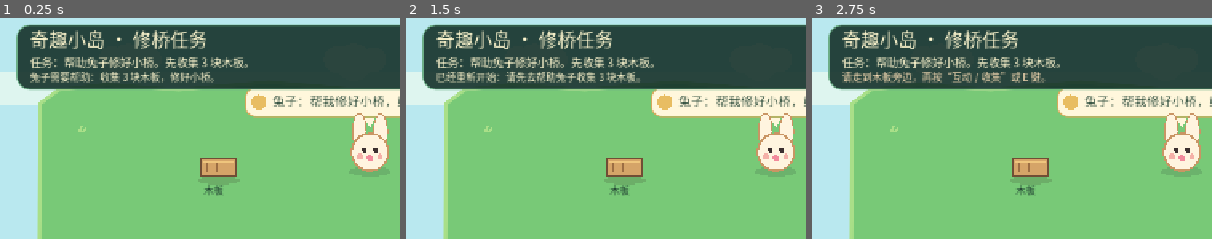
Above: before the commit, frames 1-3 (left to right).
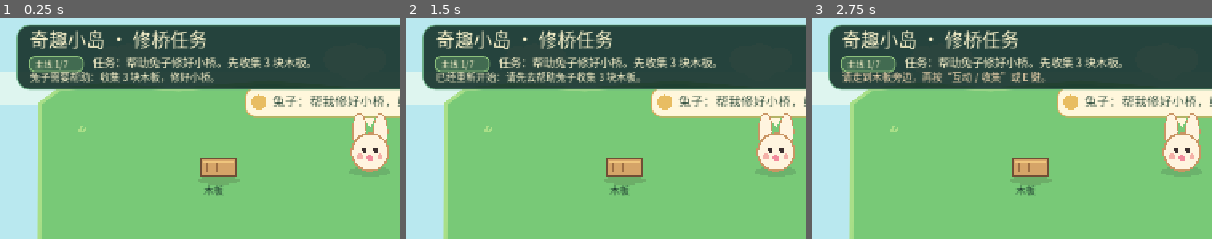
Above: after the commit, the same moments.

Repository: zhuwd-dev/wonder-isle
Game: Godot game, scene res://scenes/boot/Main.tscn
The game is run twice, just before and just after one commit, with the same random seed, the same clock (stepped at 60 frames per second) and the same inputs.
Inputs:
- Up to frame 1 (0.25 s): no input
- Up to frame 2 (1.5 s): click "重新开始" at 0.5 s; click "重新开始" at 1.25 s
- Up to frame 3 (2.75 s): click "互动 / 收集" at 2 s
The pictures show only the part of the screen within x 0-50%, y 0-50%; the shares and areas given below are measured in that part.

The runs differ from the first frame. In frame 1, 2.9% of the frame differs, in the area x 7-78%, y 17-25%; in frame 2, 2.9%; in frame 3, 2.9%.

Commit message:
Make island task progression clearer

Diff:
--- a/scripts/boot/main.gd
+++ b/scripts/boot/main.gd
@@ -1183,7 +1183,7 @@
 	if game_state.can_start_q012():
 		return "已恢复进度：花园装饰完成，请回到兔子身边参加庆祝。"
 	if game_state.is_q011_complete():
-		return "已恢复进度：主线与支线都已完成，可以自由探索。"
+		return ""
 	if not game_state.is_complete():
 		return "已恢复进度：木板 %d/3。" % game_state.board_count()
 	if not game_state.seed_collected:
@@ -1345,6 +1345,8 @@
 
 
 func _draw_rabbit_area(font: Font) -> void:
+	if not _should_show_rabbit_area():
+		return
 	if _should_show_rabbit_dialog():
 		var bubble_fill := Color("fff7dc")
 		_draw_panel(Rect2(392, 122, 400, 48), bubble_fill, Color("d7a85b"), 16)
@@ -1360,6 +1362,10 @@
 
 func _should_show_rabbit_dialog() -> bool:
 	return not game_state.is_complete() or not game_state.seed_planted or not game_state.is_q004_complete()
+
+
+func _should_show_rabbit_area() -> bool:
+	return _should_show_rabbit_dialog() or game_state.can_start_q012() or game_state.is_q012_complete()
 
 
 func _draw_region_area(font: Font) -> void:
@@ -1994,7 +2000,9 @@
 func _draw_hud(font: Font) -> void:
 	_draw_panel(Rect2(26, 22, 760, 104), VISUAL_PALETTE["panel"], VISUAL_PALETTE["panel_border"], 20)
 	draw_string(font, Vector2(48, 58), _hud_title_text(), HORIZONTAL_ALIGNMENT_LEFT, -1, 30, Color("fff7cf"))
-	draw_string(font, Vector2(48, 90), _task_prompt_text(), HORIZONTAL_ALIGNMENT_LEFT, 720, 18, Color("fff7cf"))
+	_draw_panel(Rect2(46, 72, 88, 26), Color("426b51"), Color("8fc47d"), 9)
+	draw_string(font, Vector2(56, 91), _task_stage_label(), HORIZONTAL_ALIGNMENT_LEFT, -1, 14, Color("fff7cf"))
+	draw_string(font, Vector2(148, 90), _task_prompt_text(), HORIZONTAL_ALIGNMENT_LEFT, 620, 18, Color("fff7cf"))
 	if not message.is_empty():
 		draw_string(font, Vector2(48, 112), message, HORIZONTAL_ALIGNMENT_LEFT, 720, 16, message_color)
 	var show_inventory: bool = q011_mode or build_mode or _can_start_q005_stage() or game_state.can_start_q004() or not game_state.is_complete() or (_can_use_q008_side_task() and not game_state.is_q008_complete())
@@ -2096,7 +2104,7 @@
 		return "花园装饰已完成！回到兔子身边参加小岛庆祝。"
 	if build_mode and _can_use_q006_build_mode():
 		if game_state.is_q006_complete():
-			return "花园装饰完成！小风车已解锁。"
+			return "花园装饰已完成，可拖动已摆放的装饰调整位置。"
 		return "任务：布置花园装饰。已完成 %d/3。" % game_state.q006_placed_count()
 	if game_state.is_q011_complete():
 		return "额外地块整理完成！可以自由探索，或点击“建造”调整花园。"
@@ -2124,14 +2132,14 @@
 				return "木材已收集 %d/3，已交付 %d/3；继续寻找木材。" % [wood_count, delivered_count]
 			return "木材已集齐，交付进度：%d/3。" % delivered_count
 	if not game_state.is_pond_complete():
-		return "狐狸已经入住！池塘石头还可以继续摆好。"
+		return "狐狸入住了！池塘石头已摆放 %d/3。" % game_state.pond_stones_placed.count(true)
 	if not game_state.is_q005_complete():
 		var collected_count: int = game_state.q005_plant_count()
 		var placed_count: int = game_state.q005_plant_slot_count()
 		if not game_state.q005_watered and placed_count == GameState.Q005_PLANT_TOTAL:
 			return "植物已摆好，请给乌龟的花园浇水。"
 		if not game_state.q005_watered:
-			return "任务：照料乌龟的花园。先浇水并收集 3 株植物。"
+			return "先给花园浇水，再收集并摆好 3 株植物（已收集 %d/3）。" % collected_count
 		return "花园已浇水，植物已收集 %d/3，已摆放 %d/3。" % [collected_count, placed_count]
 	if not game_state.is_q006_complete():
 		return "下一步：布置花园装饰（%d/3）。" % game_state.q006_placed_count()
@@ -2148,6 +2156,40 @@
 	return "小岛主线和支线都完成了！继续自由探索吧。"
 
 
+func _task_stage_label() -> String:
+	if q011_mode:
+		return "可选 5/5"
+	if game_state.can_start_q012():
+		return "主线 7/7"
+	if build_mode and _can_use_q006_build_mode():
+		return "主线 6/7" if not game_state.is_q006_complete() else "建造"
+	if game_state.is_q011_complete():
+		return "全部完成"
+	if not game_state.is_complete():
+		return "主线 1/7"
+	if not game_state.seed_collected or not game_state.seed_planted:
+		return "主线 2/7"
+	if not game_state.is_q004_complete():
+		return "主线 3/7"
+	if not game_state.is_pond_complete():
+		return "主线 4/7"
+	if not game_state.is_q005_complete():
+		return "主线 5/7"
+	if not game_state.is_q006_complete():
+		return "主线 6/7"
+	if not game_state.is_q007_complete():
+		return "可选 1/5"
+	if not game_state.is_q009_complete():
+		return "可选 2/5"
+	if not game_state.is_q010_complete():
+		return "可选 3/5"
+	if not game_state.is_q008_complete():
+		return "可选 4/5"
+	if not game_state.is_q011_complete():
+		return "可选 5/5"
+	return "全部完成"
+
+
 func _task_action_hint_text() -> String:
 	if q011_mode:
 		return "从右下角托盘拖动木箱、布包和竹篮到三个空槽。"
@@ -2156,6 +2198,8 @@
 	if build_mode and _can_use_q006_build_mode():
 		if remove_decor_mode:
 			return "点击已放置的装饰移除；再次点击移除按钮可取消。"
+		if game_state.is_q006_complete():
+			return "拖动已摆放的装饰换位，或点“移除装饰”后收回。"
 		return "拖动木栅栏、花盆和庭院路灯到对应槽位。"
 	if game_state.is_q011_complete():
 		return "没有必做任务：自由探索，或点“建造”调整花园。"
@@ -2172,11 +2216,13 @@
 			return "靠近木材后按 E 或点击互动 / 收集来拾取。"
 		return "带着木材到小屋旁按互动 / 收集交付。"
 	if not game_state.is_pond_complete():
-		return "把池塘边的 3 块石头拖到对应轮廓里。"
+		return "下一步：把池塘边剩余的石头拖进对应轮廓。"
 	if not game_state.is_q005_complete():
 		if not game_state.q005_watered:
-			return "靠近浇水点按互动；也可以先收集花园里的植物。"
-		return "把右下角植物拖到花园中对应的绿色槽位。"
+			return "下一步：靠近“浇水点”，按 E 或点“互动 / 收集”浇水。"
+		if game_state.q005_plant_count() < GameState.Q005_PLANT_TOTAL:
+			return "下一步：靠近花园里未采的植物，按互动键收集。"
+		return "下一步：把右下角的植物逐个拖到绿色空槽。"
 	if not game_state.is_q006_complete():
 		var remaining_decorations: int = GameState.Q006_DECOR_TOTAL - game_state.q006_placed_count()
 		return "点击绿色“开始布置”，把剩余 %d 件装饰拖到空槽。" % remaining_decorations
--- /dev/null
+++ b/tests/create_q005_web_save.gd
@@ -0,0 +1,38 @@
+extends SceneTree
+
+const GameState = preload("res://scripts/game/game_state.gd")
+
+
+func _init() -> void:
+	var args := OS.get_cmdline_user_args()
+	if args.is_empty():
+		push_error("Q005 browser fixture requires an output path")
+		quit(2)
+		return
+
+	var state := GameState.new()
+	for board_id in range(GameState.BOARD_TOTAL):
+		state.collect_board(board_id)
+		state.place_board(board_id, board_id)
+	state.collect_seed()
+	state.plant_seed()
+	for wood_id in range(GameState.Q004_WOOD_TOTAL):
+		state.collect_wood(wood_id)
+		state.deliver_wood(wood_id)
+	for stone_id in range(GameState.POND_STONE_TOTAL):
+		state.place_pond_stone(stone_id)
+
+	if not state.can_start_q005() or state.q005_watered or state.q005_plant_count() > 0:
+		push_error("Q005 browser fixture must stop before watering or plant collection")
+		quit(1)
+		return
+
+	var file := FileAccess.open(str(args[0]), FileAccess.WRITE)
+	if file == null:
+		push_error("Could not create Q005 browser fixture")
+		quit(1)
+		return
+	file.store_string(JSON.stringify(state.to_save_data()))
+	file.close()
+	print("Created Q005 browser fixture: ", args[0])
+	quit()
--- a/tests/test_disk_save_cycle.gd
+++ b/tests/test_disk_save_cycle.gd
@@ -225,7 +225,7 @@
 	_expect(main.game_state.is_q004_complete(), "Q004 完成状态应跨进程恢复")
 	_expect(main.game_state.fox_moved_in, "跨进程恢复后应保留狐狸入住")
 	_expect(not main.game_state.is_pond_complete(), "Q004 完成后 Q003 仍应保持未完成")
-	_expect(main._task_prompt_text() == "狐狸已经入住！池塘石头还可以继续摆好。", "Q004 完成恢复后应引导继续 Q003")
+	_expect(main._task_prompt_text() == "狐狸入住了！池塘石头已摆放 0/3。", "Q004 完成恢复后应引导继续 Q003")
 	main._restart_game()
 	_expect(not main.game_state.can_start_q004(), "重新开始应锁定 Q004")
 	_expect(main.game_state.wood_collected == [false, false, false], "重新开始应清除 Q004 木材收集")
@@ -272,7 +272,7 @@
 	for wood_id in range(3):
 		_expect(main.game_state.collect_wood(wood_id), "种下种子后应能收集狐狸小屋木材")
 		_expect(main.game_state.deliver_wood(wood_id), "种下种子后应能交付狐狸小屋木材")
-	_expect(main._task_prompt_text() == "狐狸已经入住！池塘石头还可以继续摆好。", "狐狸入住后应切换到池塘整理任务")
+	_expect(main._task_prompt_text() == "狐狸入住了！池塘石头已摆放 0/3。", "狐狸入住后应切换到池塘整理任务")
 	for stone_id in range(3):
 		var stone_position: Vector2 = main.POND_STONE_POSITIONS[stone_id]
 		var slot_position: Vector2 = main.POND_SLOTS[stone_id].position + main.POND_SLOTS[stone_id].size / 2.0
@@ -289,7 +289,7 @@
 	_expect(main.game_state.is_seed_complete(), "再次启动后应恢复已种植状态")
 	_expect(main.game_state.seed_collected, "已种植状态必须同时保留种子收集状态")
 	_expect(main.game_state.is_pond_complete(), "再次启动后应恢复池塘开放状态")
-	_expect(main._task_prompt_text() == "任务：照料乌龟的花园。先浇水并收集 3 株植物。", "池塘完成存档加载后应显示 Q005 引导")
+	_expect(main._task_prompt_text() == "先给花园浇水，再收集并摆好 3 株植物（已收集 0/3）。", "池塘完成存档加载后应显示 Q005 引导")
 	main.queue_free()
 	await process_frame
 
--- a/tests/test_graybox_collision.gd
+++ b/tests/test_graybox_collision.gd
@@ -140,8 +140,8 @@
 	main._input(touch_stone_up)
 	_expect(main.game_state.pond_stones_placed[2], "第 3 块石头应支持触屏放置")
 	_expect(main.game_state.is_pond_complete(), "3 块石头放置后应开放池塘")
-	_expect(main._task_prompt_text() == "任务：照料乌龟的花园。先浇水并收集 3 株植物。", "池塘完成后应开启 Q005")
-	_expect(main._task_action_hint_text() == "靠近浇水点按互动；也可以先收集花园里的植物。", "池塘完成后应显示 Q005 操作提示")
+	_expect(main._task_prompt_text() == "先给花园浇水，再收集并摆好 3 株植物（已收集 0/3）。", "池塘完成后应开启 Q005")
+	_expect(main._task_action_hint_text() == "下一步：靠近“浇水点”，按 E 或点“互动 / 收集”浇水。", "池塘完成后应把浇水作为唯一的当前操作")
 	main._pointer_down(inventory_center_2)
 	_expect(main.dragging_board == -1, "a placed board must not be draggable again")
 	main.game_state.reset()
--- a/tests/test_q004_runtime.gd
+++ b/tests/test_q004_runtime.gd
@@ -51,7 +51,7 @@
 	_expect(main.game_state.is_q004_complete(), "third house interaction must complete Q004")
 	_expect(main.game_state.fox_moved_in, "Q004 completion must show the fox moved in")
 	_expect(not main.game_state.is_pond_complete(), "Q003 must remain incomplete after Q004")
-	_expect(main._task_prompt_text() == "狐狸已经入住！池塘石头还可以继续摆好。", "Q004 completion must not hide unfinished Q003")
+	_expect(main._task_prompt_text() == "狐狸入住了！池塘石头已摆放 0/3。", "Q004 completion must clearly direct the player to the unfinished pond task")
 	_expect(main._can_start_pond_stage(), "Q004 completion must unlock the pond stage")
 
 	main._try_collect_nearby()
--- a/tests/test_q005_runtime.gd
+++ b/tests/test_q005_runtime.gd
@@ -30,7 +30,7 @@
 	_complete_q003_runtime()
 	_expect(main.game_state.can_start_q005(), "Q003 completion must unlock Q005 at runtime")
 	_expect(main.game_state.is_q004_complete(), "the main story must finish the fox house before the pond garden")
-	_expect(main._task_prompt_text() == "任务：照料乌龟的花园。先浇水并收集 3 株植物。", "Q005 unlock prompt must be visible")
+	_expect(main._task_prompt_text() == "先给花园浇水，再收集并摆好 3 株植物（已收集 0/3）。", "Q005 unlock prompt must show the order and current progress")
 
 	for plant_id in range(3):
 		main.player_position = main.Q005_PLANT_POSITIONS[plant_id]
--- a/tests/test_q006_runtime.gd
+++ b/tests/test_q006_runtime.gd
@@ -43,6 +43,7 @@
 	_expect(main.build_mode, "the build button must enter Q006 build mode")
 	_expect(main._should_show_q006_slots(), "garden placement slots must appear in build mode")
 	_expect(main._task_prompt_text() == "任务：布置花园装饰。已完成 0/3。", "Q006 build prompt must be visible")
+	_expect(main._task_stage_label() == "主线 6/7", "the garden decoration task must be identified as the sixth main-story step")
 
 	var first_inventory := _center(main._q006_decor_inventory_rect(0))
 	var first_slot := _center(main.Q006_DECOR_SLOTS[0])
@@ -71,6 +72,7 @@
 	_expect(main.game_state.is_q006_complete(), "three runtime decoration placements must complete Q006")
 	_expect(main.game_state.q006_windmill_unlocked, "Q006 runtime completion must unlock the windmill")
 	_expect(main.game_state.can_start_q012(), "Q006 completion must start the main story ending step")
+	_expect(main._task_stage_label() == "主线 7/7", "the ending interaction must be identified as the seventh main-story step")
 	_expect(main._task_prompt_text() == "花园装饰已完成！回到兔子身边参加小岛庆祝。", "Q006 completion must guide the player to the ending")
 	_expect(not main.build_button.visible, "the optional build control must pause while the ending step is active")
 	_expect(not main._can_use_q007_side_task(), "optional tasks must wait until the main story ending")
--- a/tests/test_q007_runtime.gd
+++ b/tests/test_q007_runtime.gd
@@ -51,6 +51,7 @@
 	main._try_collect_nearby()
 	_expect(main.game_state.is_q012_complete(), "the rabbit interaction must finish the main story")
 	_expect(main._can_use_q007_side_task(), "the main ending must unlock optional shell exploration")
+	_expect(main._task_stage_label() == "可选 1/5", "the first post-ending task must start the separate optional-task track")
 	_expect(main._task_prompt_text() == "主线故事完成！可选支线：到池塘边寻找隐藏贝壳。", "Q007 must be labeled optional after the ending")
 
 	main.player_position = main.Q007_SHELL_POSITION
--- a/tests/test_q008_runtime.gd
+++ b/tests/test_q008_runtime.gd
@@ -51,6 +51,7 @@
 	_expect(not main._can_use_q011_mode(), "Q011 must stay hidden until Q008 is complete")
 	_complete_prior_optional_tasks()
 	_expect(main._can_use_q008_side_task(), "completed main story must reveal the optional path task")
+	_expect(main._task_stage_label() == "可选 4/5", "the path task must be marked as optional task four of five")
 
 	var source_0 := _center(main._q008_path_material_rect(0))
 	var source_1 := _center(main._q008_path_material_rect(1))
--- a/tests/test_q009_runtime.gd
+++ b/tests/test_q009_runtime.gd
@@ -50,6 +50,7 @@
 	main._try_collect_nearby()
 	_expect(main.game_state.is_q007_complete(), "the shell task must complete before Q009 is revealed")
 	_expect(main._can_use_q009_side_task(), "Q007 completion must unlock Q009")
+	_expect(main._task_stage_label() == "可选 2/5", "the birdhouse task must be marked as optional task two of five")
 	_expect(not main._can_use_q010_side_task(), "Q010 must stay hidden until Q009 is complete")
 	_expect(main._q009_prompt_text() == "鸟屋计划：已收集 0/3 份材料。", "Q009 must show its material progress")
 
--- a/tests/test_q010_runtime.gd
+++ b/tests/test_q010_runtime.gd
@@ -43,6 +43,7 @@
 		_expect(main.game_state.collect_q009_material(material_id), "Q009 materials must complete before Q010")
 	main._save_game()
 	_expect(main._can_use_q010_side_task(), "Q009 completion must unlock Q010")
+	_expect(main._task_stage_label() == "可选 3/5", "the seed collection task must be marked as optional task three of five")
 	_expect(not main._can_use_q008_side_task(), "Q008 must stay hidden until Q010 is complete")
 	_expect(not main._can_use_q011_mode(), "Q011 must stay hidden until Q008 is complete")
 	_expect(main._q010_prompt_text() == "种子收藏：已收集 0/3 个指定种子。", "Q010 must show its progress prompt")
--- a/tests/test_q011_disk_cycle.gd
+++ b/tests/test_q011_disk_cycle.gd
@@ -77,7 +77,7 @@
 	var main = await _spawn_main()
 	_expect(main.game_state.q011_slot_occupants == [2, 0, 1], "completed Q011 slots must restore across processes")
 	_expect(main.game_state.is_q011_complete(), "Q011 completion must be derived after process restart")
-	_expect(main._loaded_progress_message() == "已恢复进度：主线与支线都已完成，可以自由探索。", "restarted Main must report that the island tasks are finished")
+	_expect(main._loaded_progress_message().is_empty(), "a finished island must not show a redundant resume message")
 	_expect(main._task_prompt_text() == "额外地块整理完成！可以自由探索，或点击“建造”调整花园。", "restarted Main must offer clear post-completion choices")
 	_expect(not main.q011_button.visible, "a completed Q011 must not expose another placement session")
 	main.queue_free()
--- a/tests/test_q011_runtime.gd
+++ b/tests/test_q011_runtime.gd
@@ -118,10 +118,12 @@
 
 	main.q011_button.emit_signal("pressed")
 	_expect(main.q011_mode, "Q011 mode must reopen with its partial progress")
+	_expect(main._task_stage_label() == "可选 5/5", "the extra-plot arrangement must be marked as the final optional task")
 	_place_q011_item(main, 0, 2)
 	_expect(main.game_state.q011_slot_occupants == [1, -1, 0], "Q011 placements may be completed in any order")
 	_place_q011_item(main, 2, 1)
 	_expect(main.game_state.is_q011_complete(), "placing three distinct Q011 objects must complete the task")
+	_expect(main._task_stage_label() == "全部完成", "finishing the last optional task must close the progress track")
 	_expect(not main.q011_mode, "Q011 mode must end after completion")
 	_expect(main.message == "额外地块整理完成！可以自由探索，或点击“建造”调整花园。", "Q011 completion must show clear follow-up guidance")
 	_expect(not main._can_use_q011_mode(), "completed Q011 must not reopen an empty placement mode")
@@ -133,7 +135,12 @@
 	main._toggle_q011_mode()
 	_expect(not main.q011_mode, "completed Q011 must not re-enter an empty placement mode")
 	_expect(_read_save().get("q011_slot_occupants") == [1, 2, 0], "Q011 completion must save all three placements")
-	_expect(main._loaded_progress_message() == "已恢复进度：主线与支线都已完成，可以自由探索。", "a completed Q011 must report restoration of the finished island")
+	_expect(main._loaded_progress_message().is_empty(), "a completed island must not show a redundant resume message")
+	main.build_button.emit_signal("pressed")
+	_expect(main.build_mode, "the optional build button must still allow garden adjustments after completion")
+	_expect(main._task_stage_label() == "建造", "optional garden editing must be distinct from unfinished tasks")
+	_expect(main._task_prompt_text() == "花园装饰已完成，可拖动已摆放的装饰调整位置。", "the build mode must explain how to adjust completed decorations")
+	_expect(main._task_action_hint_text() == "拖动已摆放的装饰换位，或点“移除装饰”后收回。", "the build mode must explain both available editing actions")
 
 	main.queue_free()
 	await process_frame
--- a/tests/test_runtime_flow.gd
+++ b/tests/test_runtime_flow.gd
@@ -30,6 +30,8 @@
 	_expect(not main.game_state.is_complete(), "a new runtime flow must start before bridge completion")
 	_expect(not main.game_state.seed_collected, "a new runtime flow must not have the seed")
 	_expect(not main.game_state.can_start_pond_task(), "pond task must be locked at the start")
+	_expect(main._task_stage_label() == "主线 1/7", "the HUD must identify the first of seven connected main-story steps")
+	_expect(main._should_show_rabbit_area(), "the rabbit must be visible while it introduces the first task")
 
 	# Q001: collect all boards through the proximity interaction path.
 	main.player_position = main.SEED_POSITION
@@ -64,6 +66,7 @@
 		_expect(main.game_state.placed[board_id], "a valid mouse board drop must place each remaining board")
 
 	_expect(main.game_state.is_complete(), "the bridge must repair after three runtime board drops")
+	_expect(main._task_stage_label() == "主线 2/7", "repairing the bridge must advance the visible main-story step")
 	_expect(main._is_walkable(Vector2(800, 375)), "the repaired bridge must be walkable")
 	_expect(main.game_state.area_unlocked, "bridge completion must unlock the right area")
 	_expect(main.game_state.can_start_q008(), "the optional path task may be staged after the main story")
@@ -81,10 +84,12 @@
 	_expect(main.game_state.seed_planted, "runtime interaction at the flowerbed must plant the seed")
 	_expect(main._should_show_rabbit_dialog(), "the rabbit must guide the player into the fox task after planting")
 	_expect(main._rabbit_feedback_text().contains("狐狸") and main._rabbit_feedback_text().contains("木材"), "the rabbit must name the next wood-gathering objective")
+	_expect(main._should_show_rabbit_area(), "the rabbit must remain visible while guiding the fox task")
 	_expect(not main._can_start_pond_stage(), "the pond task must wait until the fox house is complete")
 	_expect(not main._can_use_q006_build_mode(), "garden decorations must stay hidden during the main introduction")
 	_expect(not main.build_button.visible, "the build button must stay hidden until the main story is complete")
 	_expect(main._task_prompt_text() == "任务：帮狐狸建小屋。先收集 3 份木材。", "planting must lead directly to the fox house task")
+	_expect(main._task_stage_label() == "主线 3/7", "planting the seed must advance to the fox-house step")
 
 	# Complete the fox house before revealing the pond stones.
 	for wood_id in range(3):
@@ -96,7 +101,10 @@
 		main._try_collect_nearby()
 	_expect(main.game_state.is_q004_complete(), "three wood deliveries must finish the fox house before Q003")
 	_expect(not main._should_show_rabbit_dialog(), "the fox guidance must clear when its task is finished")
+	_expect(not main._should_show_rabbit_area(), "the idle rabbit must leave during pond and garden tasks")
 	_expect(main._can_start_pond_stage(), "the pond stage must unlock after the fox house is complete")
+	_expect(main._task_stage_label() == "主线 4/7", "the completed fox house must advance to pond repair")
+	_expect(main._task_prompt_text() == "狐狸入住了！池塘石头已摆放 0/3。", "the pond step must show concrete placement progress")
 
 	# Q003: mouse drag, invalid release, recovery, completion, and duplicate protection.
 	var stone_0: Vector2 = main.POND_STONE_POSITIONS[0]
@@ -128,8 +136,9 @@
 	_expect(main.game_state.is_pond_complete(), "the third pond stone must open the pond")
 	_expect(main.game_state.pond_opened, "pond completion must set the opened state")
 	_expect(main.game_state.pond_stones_placed == [true, true, true], "pond completion must record all three stones")
-	_expect(main._task_prompt_text() == "任务：照料乌龟的花园。先浇水并收集 3 株植物。", "pond completion must unlock the Q005 task prompt")
-	_expect(main._task_action_hint_text() == "靠近浇水点按互动；也可以先收集花园里的植物。", "pond completion must show the Q005 action hint")
+	_expect(main._task_prompt_text() == "先给花园浇水，再收集并摆好 3 株植物（已收集 0/3）。", "pond completion must unlock the Q005 task prompt")
+	_expect(main._task_stage_label() == "主线 5/7", "pond completion must advance to the turtle-garden step")
+	_expect(main._task_action_hint_text() == "下一步：靠近“浇水点”，按 E 或点“互动 / 收集”浇水。", "pond completion must identify watering as the one current action")
 	_expect(main._hud_title_text() == "奇趣小岛 · 乌龟花园任务", "pond completion must update the HUD title for Q005")
 
 	_mouse_button(stone_0, true)
@@ -138,10 +147,15 @@
 	main.player_position = main.Q005_WATERING_POINT_POSITION
 	main._try_collect_nearby()
 	_expect(main.game_state.q005_watered, "the connected flow must water the turtle garden")
+	_expect(main._task_action_hint_text() == "下一步：靠近花园里未采的植物，按互动键收集。", "watering must advance the guidance to plant collection")
 	for plant_id in range(3):
 		main.player_position = main.Q005_PLANT_POSITIONS[plant_id]
 		main._try_collect_nearby()
 		_expect(main.game_state.q005_plants_collected[plant_id], "the connected flow must collect every garden plant")
+		if plant_id == 0:
+			_expect(main._task_action_hint_text() == "下一步：靠近花园里未采的植物，按互动键收集。", "partial plant collection must keep collection as the current action")
+	_expect(main._task_action_hint_text() == "下一步：把右下角的植物逐个拖到绿色空槽。", "collecting all plants must advance the guidance to placement")
+	for plant_id in range(3):
 		_mouse_button(_center(main._q005_plant_inventory_rect(plant_id)), true)
 		_mouse_motion(_center(main.Q005_PLANT_SLOTS[plant_id]))
 		_mouse_button(_center(main.Q005_PLANT_SLOTS[plant_id]), false)
@@ -152,6 +166,7 @@
 	_expect(saved.get("pond_stones_placed") == [true, true, true], "runtime completion must be saved immediately")
 	_expect(saved.get("pond_opened") == true, "runtime pond completion must be saved immediately")
 	_expect(main.game_state.is_q005_complete(), "the connected core flow must complete the turtle garden")
+	_expect(main._task_stage_label() == "主线 6/7", "the restored turtle garden must advance to decoration")
 	_expect(main._task_prompt_text() == "下一步：布置花园装饰（0/3）。", "the turtle garden must lead directly to the final decoration task")
 	_expect(main.build_button.visible and main.build_button.text == "开始布置", "the next main-story action must be visible on the build button")
 
@@ -166,14 +181,18 @@
 	_expect(main.game_state.is_q006_complete(), "three decorations must complete the final garden task")
 	_expect(not main.build_mode, "completing the garden must close decoration mode")
 	_expect(main.game_state.can_start_q012(), "the completed garden must unlock the rabbit celebration")
+	_expect(main._should_show_rabbit_area(), "the rabbit must return for the final celebration objective")
+	_expect(main._task_stage_label() == "主线 7/7", "finishing decorations must identify the final main-story step")
 	_expect(main._task_prompt_text() == "花园装饰已完成！回到兔子身边参加小岛庆祝。", "the garden must direct the player to the rabbit")
 	_expect(main._task_action_hint_text() == "走到兔子身边按 E 或点击“互动 / 收集”，和伙伴们一起庆祝。", "the ending prompt must explain how to finish the story")
 	_expect(not main._can_use_q007_side_task(), "optional exploration must remain locked before the ending interaction")
 	main.player_position = main.Q012_RABBIT_POSITION
 	main._try_collect_nearby()
 	_expect(main.game_state.is_q012_complete(), "the rabbit interaction must finish the connected main story")
+	_expect(main._should_show_rabbit_area(), "the rabbit must remain as a companion after the celebration")
 	_expect(_read_save().get("q012_completed") == true, "the connected main-story ending must save immediately")
 	_expect(main._can_use_q007_side_task(), "finishing the story must unlock optional exploration")
+	_expect(main._task_stage_label() == "可选 1/5", "the ending must begin a clearly separate optional-task track")
 	_expect(main._task_prompt_text() == "主线故事完成！可选支线：到池塘边寻找隐藏贝壳。", "the post-ending prompt must label the next task optional")
 
 	# Reset through the normal game entry point and verify all three task layers.
Not shown, added: tests/create_q005_web_save.gd.uid
Not shown, changed: docs/奇趣小岛｜整体开发路线图.md
